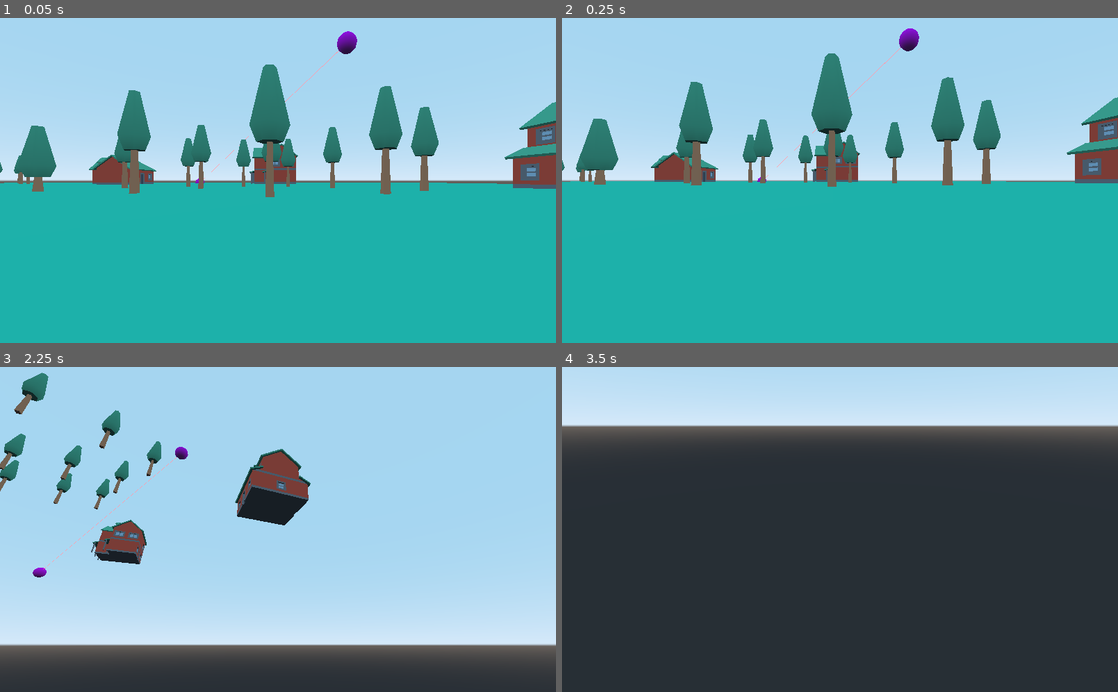
Above: before the commit, frames 1-4 (two rows, left to right).
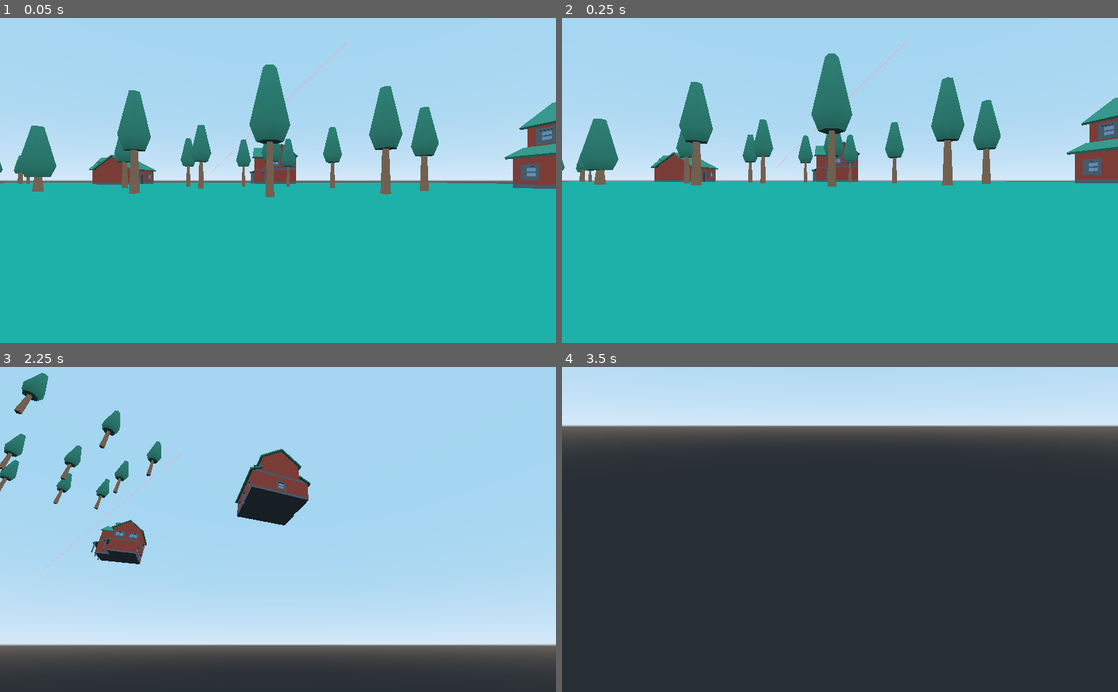
Above: after the commit, the same moments.

Repository: skarnl/godot--gwj31
Game: Godot game, scene res://screens/game/sniper_aim_test_world.tscn
Same seed, same stepped clock (60 frames per second), same inputs: the game is played once before the commit and once after it. This scene is started directly instead of the project's main scene.
Inputs (mouse positions are in pixels of both pictures, inside the frame that each line leads up to):
- Up to frame 1 (0.05 s): no input
- Up to frame 2 (0.25 s): no input
- Up to frame 3 (2.25 s): tap Enter at 0.5 s; move the mouse to (400, 513) at 0.52 s; hold D (move_right) 0.53-1.28 s; hold E (interact) 0.53-1.28 s; move the mouse to (166, 545) at 1.27 s; hold S (move_backward) 1.28-2.03 s; tap E (interact) at 1.35 s; move the mouse to (333, 458) at 2.02 s; hold D (move_right) from 2.03 s (still down); hold E (interact) from 2.03 s (still down)
- Up to frame 4 (3.5 s): move the mouse to (812, 594) at 2.77 s; release D (move_right) at 2.78 s; release E (interact) at 2.78 s; hold W (move_forward) from 2.78 s (still down); tap E (interact) at 2.85 s

The runs differ from the first frame. In frame 1, 0.2% of the frame differs, in the area x 35-65%, y 4-51%; in frame 2, 0.2%, in the area x 35-65%, y 3-51%; in frame 3, 0.1%; in frame 4, nothing differs.
Error in both runs: Invalid call. Nonexistent function 'interact' in base 'Nil'. (res://entities/player.gd:114)

Commit message:
Slightly animate laser

Diff:
--- a/screens/game/sniper_aim_test_world.tscn
+++ b/screens/game/sniper_aim_test_world.tscn
@@ -25,6 +25,23 @@
 [sub_resource type="SpatialMaterial" id=6]
 albedo_color = Color( 0.964706, 0, 0.996078, 1 )
 
+[sub_resource type="Animation" id=7]
+resource_name = "hover"
+length = 3.0
+loop = true
+tracks/0/type = "value"
+tracks/0/path = NodePath("Target:translation")
+tracks/0/interp = 1
+tracks/0/loop_wrap = true
+tracks/0/imported = false
+tracks/0/enabled = true
+tracks/0/keys = {
+"times": PoolRealArray( 0, 0.4, 1, 1.6, 2.2, 2.8 ),
+"transitions": PoolRealArray( 1, 1, 1, 1, 1, 1 ),
+"update": 0,
+"values": [ Vector3( 42.111, 0, -5.78071 ), Vector3( 40.9201, 0, -3.85254 ), Vector3( 42.801, 0, -3.69623 ), Vector3( 42.594, 0, -4.32157 ), Vector3( 40.5945, 0, -4.94692 ), Vector3( 41.7318, 0, -5.57227 ) ]
+}
+
 [node name="Spatial" type="Spatial"]
 
 [node name="Player" parent="." instance=ExtResource( 1 )]
@@ -423,8 +440,15 @@
 
 [node name="Gun" type="CSGSphere" parent="Sniper"]
 transform = Transform( 1, 0, 0, 0, 1, 0, 0, 0, 1, 12.8858, 14.4206, 17.8244 )
+visible = false
 material = SubResource( 5 )
 
 [node name="Target" type="CSGSphere" parent="Sniper"]
-transform = Transform( 1, 0, 0, 0, 1, 0, 0, 0, 1, 42.111, 0, -5.78071 )
+transform = Transform( 1, 0, 0, 0, 1, 0, 0, 0, 1, 42.5675, 0, -3.71563 )
+visible = false
 material = SubResource( 6 )
+
+[node name="AnimationPlayer" type="AnimationPlayer" parent="Sniper"]
+autoplay = "hover"
+playback_speed = 0.2
+anims/hover = SubResource( 7 )
Not shown: 1 places in screens/game/sniper_aim_test_world.tscn that only renumber resources
